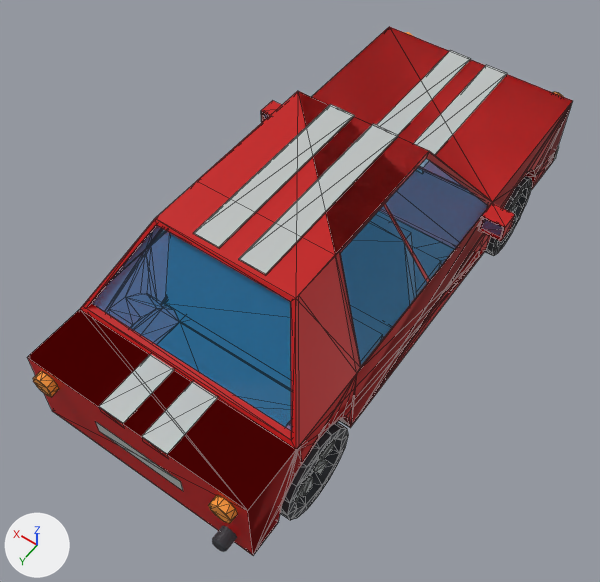
One commit to the glTF model models/voiture_gltf/voiture.gltf: the scene before it, then after it.
Before and after are seen from a 50 mm camera at (-4.01, 6.84, 8.58) aimed at (-0.02, 1.26, -0.2). Every picture has the same lights, and +X, +Y and +Z are marked at lower left. Mesh edges are drawn as thin lines on the coarser meshes. Where no turn or scale is listed for an object, it has been applied to the vertices. Vertices at the same position are counted once.

The first picture shows 'bande_arriere_droite', 'bande_arriere_gauche', 'bande_avant_droite', 'bande_avant_gauche', 'bande_toit_droite', 'bande_toit_gauche', 'bloc_avant', 'carrosserie', 'roue_arriere_droite', 'siege_arriere', 'siege_avant', 'sol'.
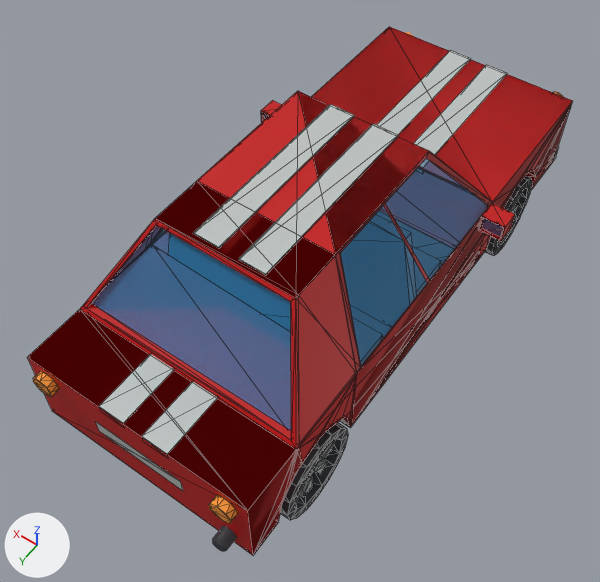
Boxes [x1, y1, x2, y2] around the edits, measured in the pictures (600 x 582 px):
'bloc_arriere', added (blue)
    after: [92, 245, 291, 431]
part 1 of me_cube, built on
    before: [296, 251, 485, 467]
    after: [156, 33, 553, 467]
'siege_arriere', unchanged, covered by the edit
    before: [165, 233, 383, 380]
    after: [168, 233, 383, 366]
'sol', unchanged, covered by the edit
    before: [156, 211, 455, 427]
    after: [342, 211, 455, 426]

The change, as a list of edits to the scene's bpy script:
```text
Change me_cube:
    used by ob_carrosserie; location = (0.0, 0.0, 0.0)
    remove me_cube.from_pydata(...)  # 191 vertices, 435 faces; spans x -1.59..1.59, y -3.47..4.37, z -0.61..1.82
    add me_cube.from_pydata(...)  # 199 vertices, 462 faces; spans x -1.59..1.59, y -3.47..4.37, z -0.61..1.82
    me_cube part 1
    6 vertices are removed from x 0.96..1.59, y 2.38..3.43, z -0.61..1.82
    30 faces are deleted
    14 vertices are added at x -1.59..1.59, y -0.91..3.53, z -0.61..1.82
    57 new faces join them
Add me_cube_018:
    me_cube_018.from_pydata(...)  # 6 vertices, 4 faces; spans x -1.58..1.58, y 2.26..3.47, z -0.61..0.62
    me_cube_018.materials.append(mat_rouge)  # picture img_rouge
Add ob_bloc_arriere:
    ob_bloc_arriere = bpy.data.objects.new('bloc_arriere', me_cube_018)
    ob_bloc_arriere.location = (0.0, 0.0, 0.0)
```
